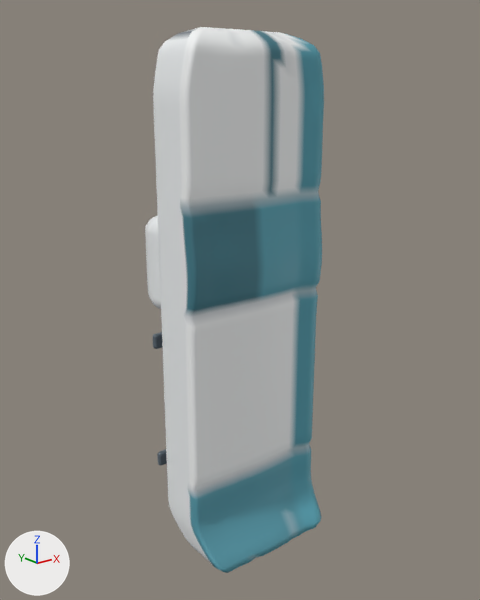
A saved change to the glTF model assets/gear/goalie_pad_left.glb.
Both versions are drawn from a 50 mm camera at (-0.681, -0.857, 0.351) aimed at (0.002, -0.003, 0.01). The axes (+X, +Y, +Z) are drawn at lower left. The lights are the same throughout. The picture after the commit comes second. Where no turn or scale is listed for an object, it has been applied to the vertices.

Objects in the first picture: 'goalie_pad_left2'.
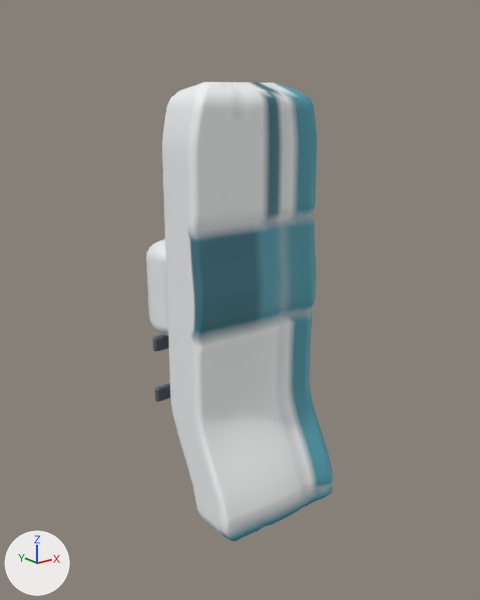
The change, as JSON lines over the scene's bpy script:
```json
{"block": "me_mesh_0", "where": "# used by ob_goalie_pad_left2; location = (0.0, 0.0, 0.0)"}
{"op": "remove", "block": "me_mesh_0", "code": "me_mesh_0.from_pydata(...)  # 5618 vertices, 11216 faces; spans x -0.138..0.138, y -0.114..0.13, z -0.44..0.44"}
{"op": "add", "block": "me_mesh_0", "code": "me_mesh_0.from_pydata(...)  # 4938 vertices, 9856 faces; spans x -0.125..0.131, y -0.141..0.13, z -0.365..0.365"}
{"block": "me_mesh_0", "change": "me_mesh_0 part 1: the loose piece of 282 vertices spanning x -0.115..0.005, y 0.04..0.13, z -0.015..0.155 is moved by (0.0, 0.0, -0.045)"}
{"block": "me_mesh_0", "change": "me_mesh_0 part 2: the loose piece of 282 vertices spanning x -0.1..0.1, y 0.114..0.126, z -0.094..-0.066 is moved by (0.0, 0.0, -0.105)"}
{"block": "me_mesh_0", "change": "me_mesh_0 part 3: the loose piece of 282 vertices spanning x -0.1..0.1, y 0.114..0.126, z -0.334..-0.306 is moved by (0.0, 0.0, 0.235)"}
{"block": "me_mesh_0", "change": "me_mesh_0 part 4: the loose piece of 4490 vertices spanning x -0.138..0.138, y -0.114..0.04, z -0.44..0.44 is rebuilt with 3810 vertices and now spans x -0.125..0.125, y -0.141..0.04, z -0.365..0.365"}
{"block": "me_mesh_0", "change": "other edits to the shape of me_mesh_0 do not show in these pictures"}
```

Where the change shows, as pixel boxes [x1, y1, x2, y2] in the pictures (480 x 600 px; the box of a moved part takes in the faces that stretch with it):
```json
{"object": "goalie_pad_left2", "change": "reshaped", "before": [145, 27, 324, 573], "after": [146, 82, 333, 541], "on screen": "16% shorter"}
{"part": 1, "of": "me_mesh_0", "change": "moved or reshaped", "before": [145, 215, 161, 309], "after": [146, 239, 169, 336]}
{"part": 2, "of": "me_mesh_0", "change": "moved or reshaped", "before": [152, 332, 162, 349], "after": [155, 383, 171, 402]}
{"part": 3, "of": "me_mesh_0", "change": "moved or reshaped", "before": [157, 449, 167, 466], "after": [153, 335, 169, 351]}
{"part": 4, "of": "me_mesh_0", "change": "rebuilt", "before": [153, 27, 324, 573], "after": [162, 82, 333, 541], "on screen": "16% shorter"}
```
